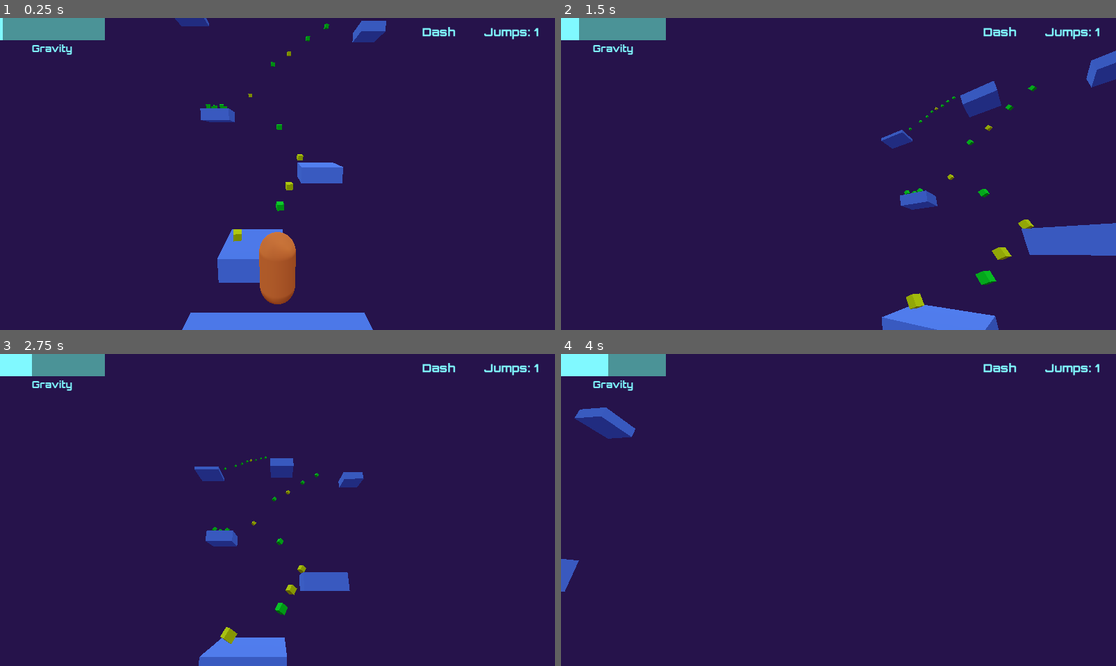
Above: before the commit, frames 1-4 (two rows, left to right).
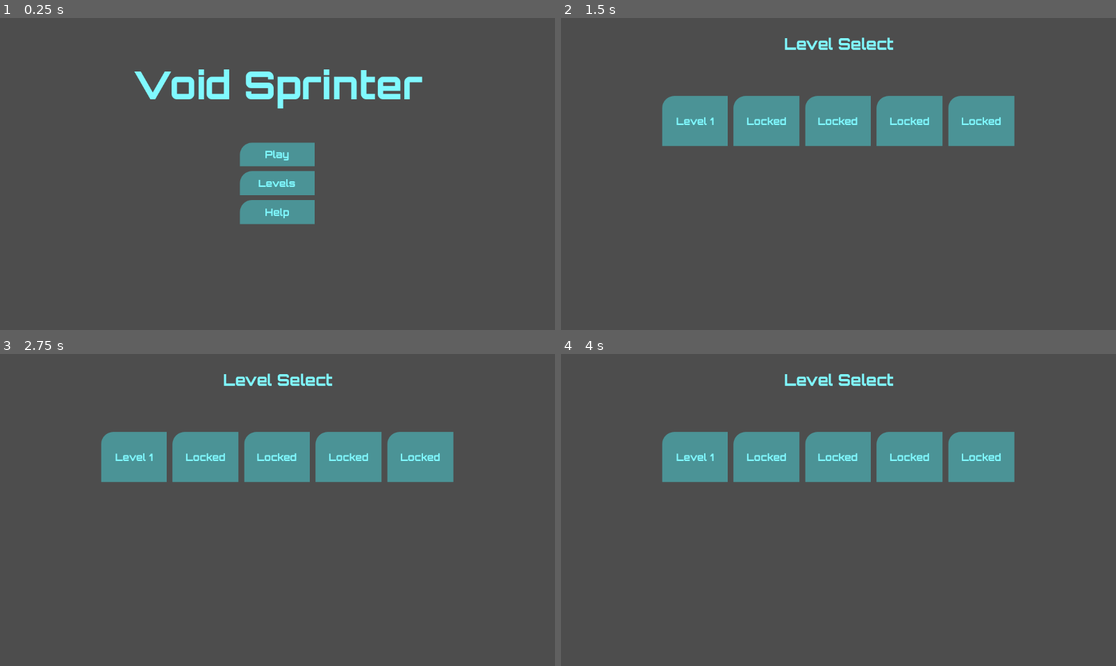
Above: after the commit, the same moments.

Repository: tobiasjdcolvin/Void-Sprinter
Game: Godot game, scene res://ui/main_menu.tscn
Two runs of this game, one before a commit and one after it. Both use one fixed random seed, a clock stepped at 60 frames per second and the inputs below. Before the commit the project starts from res://levels/level_1.tscn.
Inputs (mouse positions are in pixels of both pictures, inside the frame that each line leads up to):
- Up to frame 1 (0.25 s): no input
- Up to frame 2 (1.5 s): click (838, 183) at 0.5 s, where only the run after the commit has a clickable "Levels"; click (766, 120) at 1.25 s, where only the run after the commit has a clickable "Locked"
- Up to frame 3 (2.75 s): click (277, 456) at 2 s, where only the run after the commit has a clickable "Locked"
- Up to frame 4 (4 s): click (910, 456) at 2.75 s, where only the run after the commit has a clickable "Locked"; click (982, 456) at 3.5 s, where only the run after the commit has a clickable "Locked"

The runs differ from the first frame. In frame 1, 100% of the frame differs, in the area x 0-100%, y 0-100%; in frame 2, 100%; in frame 3, 100%; in frame 4, 100%.

Commit message:
Implemented basic UI and main menu

Diff:
--- a/art/main_theme.tres
+++ b/art/main_theme.tres
@@ -1,8 +1,39 @@
-[gd_resource type="Theme" load_steps=2 format=3 uid="uid://maanp2stlr34"]
+[gd_resource type="Theme" load_steps=7 format=3 uid="uid://maanp2stlr34"]
 
 [ext_resource type="FontFile" uid="uid://phnr5054mttp" path="res://art/Orbitron-ExtraBold.ttf" id="1_mvpyc"]
+
+[sub_resource type="StyleBoxFlat" id="StyleBoxFlat_vuc2m"]
+bg_color = Color(0.294118, 0.576471, 0.588235, 1)
+corner_radius_top_left = 25
+
+[sub_resource type="StyleBoxFlat" id="StyleBoxFlat_ggiif"]
+bg_color = Color(0.294118, 0.576471, 0.588235, 1)
+corner_radius_top_left = 25
+
+[sub_resource type="StyleBoxFlat" id="StyleBoxFlat_k8c4j"]
+bg_color = Color(0.215, 0.422833, 0.43, 1)
+corner_radius_top_left = 25
+
+[sub_resource type="StyleBoxFlat" id="StyleBoxFlat_0basl"]
+bg_color = Color(0.294118, 0.576471, 0.588235, 1)
+corner_radius_top_left = 25
+
+[sub_resource type="StyleBoxFlat" id="StyleBoxFlat_m1iv5"]
+bg_color = Color(0.215686, 0.423529, 0.431373, 1)
+corner_radius_top_left = 25
 
 [resource]
 default_font = ExtResource("1_mvpyc")
 default_font_size = 20
+Button/colors/font_color = Color(0.501961, 0.976471, 1, 1)
+Button/colors/font_focus_color = Color(0.501961, 0.976471, 1, 1)
+Button/colors/font_hover_color = Color(0.501961, 0.976471, 1, 1)
+Button/colors/font_hover_pressed_color = Color(0.501961, 0.976471, 1, 1)
+Button/colors/font_pressed_color = Color(0.501961, 0.976471, 1, 1)
+Button/font_sizes/font_size = 20
+Button/styles/disabled = SubResource("StyleBoxFlat_vuc2m")
+Button/styles/focus = SubResource("StyleBoxFlat_ggiif")
+Button/styles/hover = SubResource("StyleBoxFlat_k8c4j")
+Button/styles/normal = SubResource("StyleBoxFlat_0basl")
+Button/styles/pressed = SubResource("StyleBoxFlat_m1iv5")
 Label/colors/font_color = Color(0.5, 0.975, 1, 1)
--- a/levels/level.gd
+++ b/levels/level.gd
@@ -10,6 +10,8 @@
 func _unhandled_input(event):
 	if event.is_action_pressed("reset"):
 		get_tree().reload_current_scene()
+	if event.is_action_pressed("exit"):
+		get_tree().change_scene_to_file("res://ui/main_menu.tscn")
 
 func _ready():
 	GameGlobals.cur_level = level_num
--- a/project.godot
+++ b/project.godot
@@ -11,7 +11,7 @@
 [application]
 
 config/name="VoidSprinter"
-run/main_scene="res://levels/level_1.tscn"
+run/main_scene="res://ui/main_menu.tscn"
 config/features=PackedStringArray("4.2", "GL Compatibility")
 config/icon="res://art/icon.svg"
 
@@ -61,6 +61,11 @@
 "events": [Object(InputEventKey,"resource_local_to_scene":false,"resource_name":"","device":-1,"window_id":0,"alt_pressed":false,"shift_pressed":false,"ctrl_pressed":false,"meta_pressed":false,"pressed":false,"keycode":0,"physical_keycode":82,"key_label":0,"unicode":114,"echo":false,"script":null)
 ]
 }
+exit={
+"deadzone": 0.5,
+"events": [Object(InputEventKey,"resource_local_to_scene":false,"resource_name":"","device":-1,"window_id":0,"alt_pressed":false,"shift_pressed":false,"ctrl_pressed":false,"meta_pressed":false,"pressed":false,"keycode":0,"physical_keycode":4194305,"key_label":0,"unicode":0,"echo":false,"script":null)
+]
+}
 
 [layer_names]
 
--- /dev/null
+++ b/ui/levels.gd
@@ -0,0 +1,38 @@
+extends Control
+
+func _unhandled_input(event):
+	if event.is_action_pressed("exit"):
+		get_tree().change_scene_to_file("res://ui/main_menu.tscn")
+
+func _ready():
+	if GameGlobals.unlocked_levels == 1:
+		$HBoxContainer/Level1.text = "Level 1"
+	if GameGlobals.unlocked_levels == 2:
+		$HBoxContainer/Level1.text = "Level 1"
+		$HBoxContainer/Level2.text = "Level 2"
+	if GameGlobals.unlocked_levels == 3:
+		$HBoxContainer/Level1.text = "Level 1"
+		$HBoxContainer/Level2.text = "Level 2"
+		$HBoxContainer/Level3.text = "Level 3"
+	if GameGlobals.unlocked_levels == 4:
+		$HBoxContainer/Level1.text = "Level 1"
+		$HBoxContainer/Level2.text = "Level 2"
+		$HBoxContainer/Level3.text = "Level 3"
+		$HBoxContainer/Level4.text = "Level 4"
+	if GameGlobals.unlocked_levels == 5:
+		$HBoxContainer/Level1.text = "Level 1"
+		$HBoxContainer/Level2.text = "Level 2"
+		$HBoxContainer/Level3.text = "Level 3"
+		$HBoxContainer/Level4.text = "Level 4"
+		$HBoxContainer/Level4.text = "Level 5"
+
+
+
+
+func _on_level_1_pressed():
+	get_tree().change_scene_to_file("res://levels/level_1.tscn")
+
+
+func _on_level_2_pressed():
+	if GameGlobals.unlocked_levels >= 2:
+		get_tree().change_scene_to_file("res://levels/level_2.tscn")
--- /dev/null
+++ b/ui/levels.tscn
@@ -0,0 +1,75 @@
+[gd_scene load_steps=3 format=3 uid="uid://b60ba0evqysqu"]
+
+[ext_resource type="Script" path="res://ui/levels.gd" id="1_8e86d"]
+[ext_resource type="Theme" uid="uid://maanp2stlr34" path="res://art/main_theme.tres" id="1_su5fe"]
+
+[node name="Levels" type="Control"]
+layout_mode = 3
+anchors_preset = 15
+anchor_right = 1.0
+anchor_bottom = 1.0
+grow_horizontal = 2
+grow_vertical = 2
+script = ExtResource("1_8e86d")
+
+[node name="Label" type="Label" parent="."]
+layout_mode = 1
+anchors_preset = -1
+anchor_left = 0.5
+anchor_top = 0.051
+anchor_right = 0.5
+anchor_bottom = 0.051
+offset_left = -71.5
+offset_right = 71.5
+offset_bottom = 26.0
+grow_horizontal = 2
+theme = ExtResource("1_su5fe")
+theme_override_font_sizes/font_size = 32
+text = "Level Select"
+
+[node name="HBoxContainer" type="HBoxContainer" parent="."]
+layout_mode = 1
+anchors_preset = -1
+anchor_left = 0.2
+anchor_top = 0.25
+anchor_right = 0.8
+anchor_bottom = 0.35
+offset_left = -20.0
+offset_right = 20.0
+offset_bottom = 40.0
+grow_horizontal = 2
+theme_override_constants/separation = 12
+alignment = 1
+
+[node name="Level1" type="Button" parent="HBoxContainer"]
+layout_mode = 2
+size_flags_horizontal = 3
+theme = ExtResource("1_su5fe")
+text = "Level 1"
+
+[node name="Level2" type="Button" parent="HBoxContainer"]
+layout_mode = 2
+size_flags_horizontal = 3
+theme = ExtResource("1_su5fe")
+text = "Locked"
+
+[node name="Level3" type="Button" parent="HBoxContainer"]
+layout_mode = 2
+size_flags_horizontal = 3
+theme = ExtResource("1_su5fe")
+text = "Locked"
+
+[node name="Level4" type="Button" parent="HBoxContainer"]
+layout_mode = 2
+size_flags_horizontal = 3
+theme = ExtResource("1_su5fe")
+text = "Locked"
+
+[node name="Level5" type="Button" parent="HBoxContainer"]
+layout_mode = 2
+size_flags_horizontal = 3
+theme = ExtResource("1_su5fe")
+text = "Locked"
+
+[connection signal="pressed" from="HBoxContainer/Level1" to="." method="_on_level_1_pressed"]
+[connection signal="pressed" from="HBoxContainer/Level2" to="." method="_on_level_2_pressed"]
--- /dev/null
+++ b/ui/main_menu.gd
@@ -0,0 +1,12 @@
+extends Control
+
+func _ready():
+	Input.set_mouse_mode(Input.MOUSE_MODE_VISIBLE)
+
+func _on_play_pressed():
+	var level_unlocked = str(GameGlobals.unlocked_levels)
+	get_tree().change_scene_to_file("res://levels/level_" + level_unlocked + ".tscn")
+
+
+func _on_level_select_pressed():
+	get_tree().change_scene_to_file("res://ui/levels.tscn")
--- /dev/null
+++ b/ui/main_menu.tscn
@@ -0,0 +1,63 @@
+[gd_scene load_steps=3 format=3 uid="uid://bvu3veljqt7y3"]
+
+[ext_resource type="Theme" uid="uid://maanp2stlr34" path="res://art/main_theme.tres" id="1_j70m0"]
+[ext_resource type="Script" path="res://ui/main_menu.gd" id="1_jnber"]
+
+[node name="MainMenu" type="Control"]
+layout_mode = 3
+anchors_preset = 15
+anchor_right = 1.0
+anchor_bottom = 1.0
+grow_horizontal = 2
+grow_vertical = 2
+script = ExtResource("1_jnber")
+
+[node name="Label" type="Label" parent="."]
+layout_mode = 1
+anchors_preset = -1
+anchor_left = 0.5
+anchor_top = 0.136
+anchor_right = 0.5
+anchor_bottom = 0.136
+offset_left = -20.0
+offset_right = 20.0
+offset_bottom = 23.0
+grow_horizontal = 2
+theme = ExtResource("1_j70m0")
+theme_override_font_sizes/font_size = 80
+text = "Void Sprinter"
+
+[node name="ButtonContainer" type="VBoxContainer" parent="."]
+layout_mode = 1
+anchors_preset = -1
+anchor_left = 0.45
+anchor_top = 0.4
+anchor_right = 0.55
+anchor_bottom = 0.6
+offset_left = -20.0
+offset_right = 20.0
+offset_bottom = 40.0
+grow_horizontal = 2
+theme_override_constants/separation = 10
+alignment = 1
+
+[node name="Play" type="Button" parent="ButtonContainer"]
+layout_mode = 2
+size_flags_vertical = 3
+theme = ExtResource("1_j70m0")
+text = "Play"
+
+[node name="LevelSelect" type="Button" parent="ButtonContainer"]
+layout_mode = 2
+size_flags_vertical = 3
+theme = ExtResource("1_j70m0")
+text = "Levels"
+
+[node name="Help" type="Button" parent="ButtonContainer"]
+layout_mode = 2
+size_flags_vertical = 3
+theme = ExtResource("1_j70m0")
+text = "Help"
+
+[connection signal="pressed" from="ButtonContainer/Play" to="." method="_on_play_pressed"]
+[connection signal="pressed" from="ButtonContainer/LevelSelect" to="." method="_on_level_select_pressed"]
